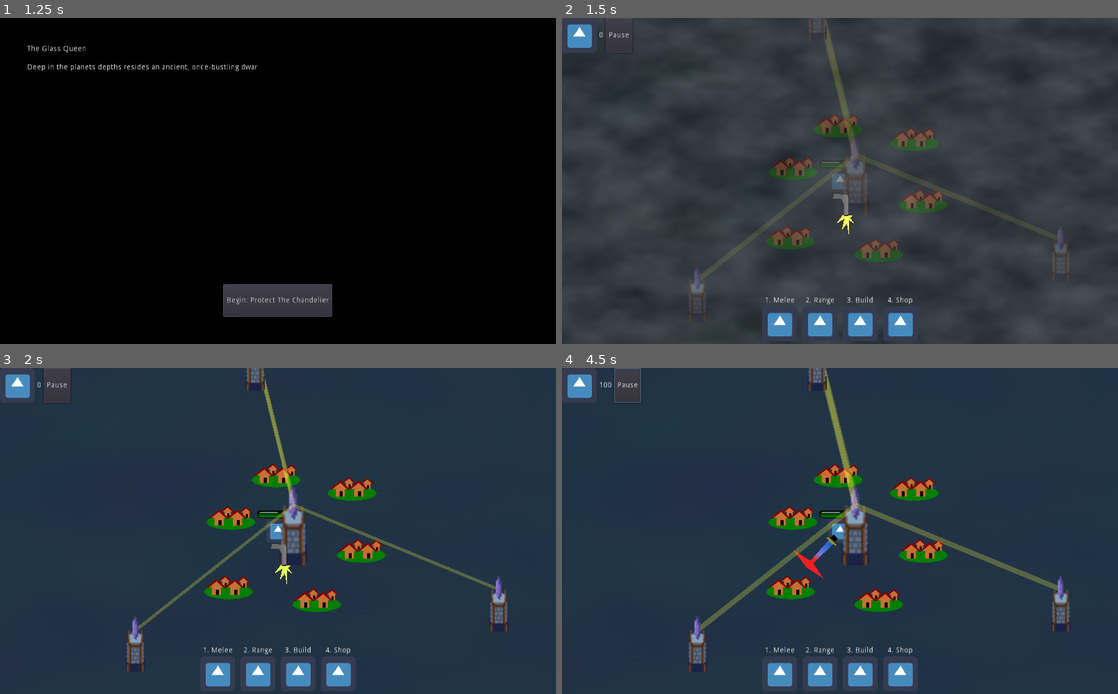
Above: before the commit, frames 1-4 (two rows, left to right).
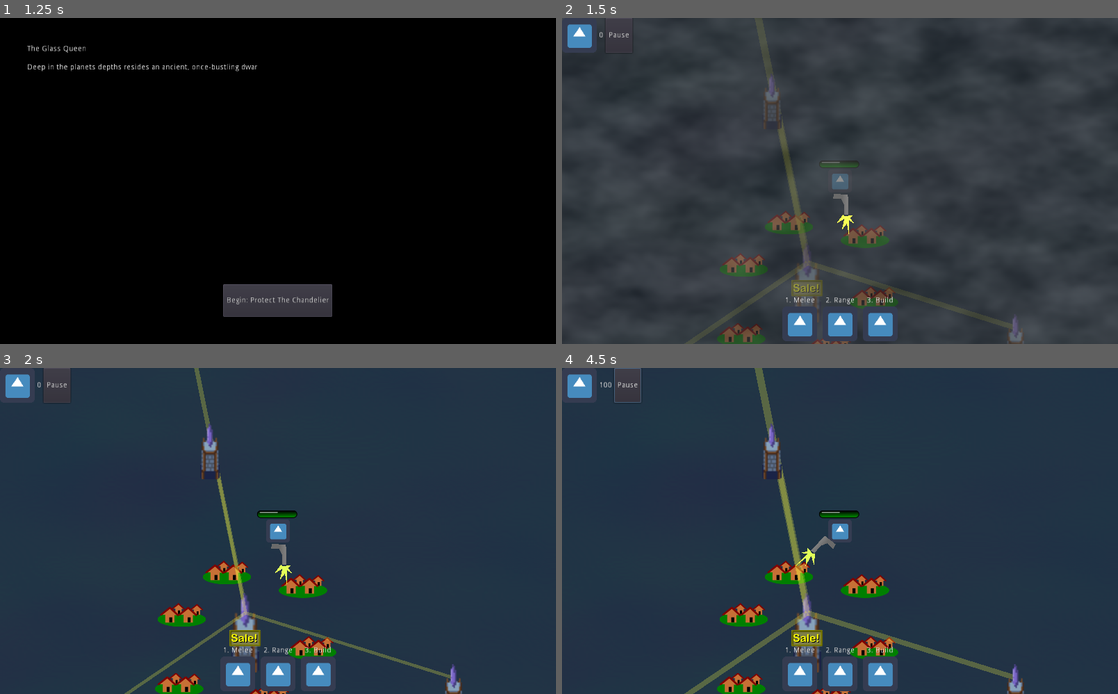
Above: after the commit, the same moments.

Repository: smclaughlan/GWJ52
Game: Godot game, scene res://Main.tscn
Two runs of this game, one before a commit and one after it. Both use one fixed random seed, a clock stepped at 60 frames per second and the inputs below. The engine's default icon, where the game draws it, is replaced by a stand-in: a white triangle on a blue panel in a dark square.
Inputs (mouse positions are in pixels of both pictures, inside the frame that each line leads up to):
- Up to frame 1 (1.25 s): click "Play" at 0.5 s
- Up to frame 2 (1.5 s): click "Begin: Protect The Chandelier" at 1.25 s
- Up to frame 3 (2 s): no input
- Up to frame 4 (4.5 s): click (778, 674) at 2.02 s; click "Pause" at 2.75 s; click "Free Money!" at 3.5 s; click "Resume" at 4.25 s

Frame 1 is identical in both runs. In frame 2, 8.1% of the frame differs, in the area x 22-92%, y 0-100%; in frame 3, 11%; in frame 4, 12%.

Commit message:
moved shopping to base
and changed laser beam a bit

Diff:
--- a/GodotProject/Scenes/Enemies/Creep.gd
+++ b/GodotProject/Scenes/Enemies/Creep.gd
@@ -45,7 +45,7 @@
 
 
 # Called every frame. 'delta' is the elapsed time since the previous frame.
-func _physics_process(delta):
+func _process(delta):
 	if State == States.MOVING:
 		move(delta)
 
--- a/GodotProject/Scenes/GUI/HUD.gd
+++ b/GodotProject/Scenes/GUI/HUD.gd
@@ -18,8 +18,8 @@
 func _on_ActionButton_pressed(action : String):
 	if action in [ "melee", "range", "build" ] and player != null and is_instance_valid(player):
 		player.set_tool(action)
-	elif action == "shop":
-		$ShoppingPopupPanel.popup()
+#	elif action == "shop":
+#		$ShoppingPopupPanel.popup()
 
 
 func update_sun(sun: int) -> void:
--- a/GodotProject/Scenes/GUI/HUD.tscn
+++ b/GodotProject/Scenes/GUI/HUD.tscn
@@ -1,8 +1,7 @@
-[gd_scene load_steps=13 format=2]
+[gd_scene load_steps=10 format=2]
 
 [ext_resource path="res://icon.png" type="Texture" id=1]
 [ext_resource path="res://Scenes/GUI/HUD.gd" type="Script" id=2]
-[ext_resource path="res://Scenes/GUI/ShoppingPopupPanel.tscn" type="PackedScene" id=3]
 [ext_resource path="res://Scenes/Menus/PauseMenuPopupDialog.tscn" type="PackedScene" id=4]
 
 [sub_resource type="InputEventKey" id=1]
@@ -22,12 +21,6 @@
 
 [sub_resource type="ShortCut" id=6]
 shortcut = SubResource( 5 )
-
-[sub_resource type="InputEventKey" id=7]
-scancode = 52
-
-[sub_resource type="ShortCut" id=8]
-shortcut = SubResource( 7 )
 
 [node name="HUD" type="CanvasLayer"]
 script = ExtResource( 2 )
@@ -73,9 +66,9 @@
 custom_constants/margin_bottom = 5
 
 [node name="GridContainer" type="GridContainer" parent="Footer"]
-margin_left = 369.0
+margin_left = 406.0
 margin_top = 5.0
-margin_right = 655.0
+margin_right = 618.0
 margin_bottom = 87.0
 size_flags_horizontal = 6
 size_flags_vertical = 3
@@ -147,32 +140,7 @@
 texture_pressed = ExtResource( 1 )
 texture_hover = ExtResource( 1 )
 
-[node name="Shop" type="VBoxContainer" parent="Footer/GridContainer"]
-margin_left = 222.0
-margin_right = 286.0
-margin_bottom = 82.0
-alignment = 1
-
-[node name="Label" type="Label" parent="Footer/GridContainer/Shop"]
-margin_right = 64.0
-margin_bottom = 14.0
-size_flags_horizontal = 3
-text = "4. Shop"
-align = 1
-
-[node name="ActionButton" type="TextureButton" parent="Footer/GridContainer/Shop"]
-margin_top = 18.0
-margin_right = 64.0
-margin_bottom = 82.0
-shortcut = SubResource( 8 )
-texture_normal = ExtResource( 1 )
-texture_pressed = ExtResource( 1 )
-texture_hover = ExtResource( 1 )
-
 [node name="AudioStreamPlayer" type="AudioStreamPlayer" parent="."]
-
-[node name="ShoppingPopupPanel" parent="." instance=ExtResource( 3 )]
-visible = false
 
 [node name="DeathDialog" type="AcceptDialog" parent="."]
 margin_right = 400.0
@@ -187,4 +155,3 @@
 [connection signal="pressed" from="Footer/GridContainer/Melee/ActionButton" to="." method="_on_ActionButton_pressed" binds= [ "melee" ]]
 [connection signal="pressed" from="Footer/GridContainer/Range/ActionButton" to="." method="_on_ActionButton_pressed" binds= [ "range" ]]
 [connection signal="pressed" from="Footer/GridContainer/Build/ActionButton" to="." method="_on_ActionButton_pressed" binds= [ "build" ]]
-[connection signal="pressed" from="Footer/GridContainer/Shop/ActionButton" to="." method="_on_ActionButton_pressed" binds= [ "shop" ]]
--- a/GodotProject/Scenes/GUI/ShoppingPopupPanel.gd
+++ b/GodotProject/Scenes/GUI/ShoppingPopupPanel.gd
@@ -18,3 +18,8 @@
 
 func _on_CloseButton_pressed():
 	hide()
+
+
+func _on_ShoppingPopupPanel_popup_hide():
+	Global.resume()
+	#Engine.set_time_scale(1.0) # Why doesn't this work?!?
--- a/GodotProject/Scenes/GUI/ShoppingPopupPanel.tscn
+++ b/GodotProject/Scenes/GUI/ShoppingPopupPanel.tscn
@@ -4,7 +4,7 @@
 [ext_resource path="res://Scenes/GUI/ShoppingPopupPanel.gd" type="Script" id=2]
 
 [node name="ShoppingPopupPanel" type="PopupPanel"]
-visible = true
+pause_mode = 2
 anchor_left = 0.5
 anchor_top = 0.5
 anchor_right = 0.5
@@ -19,6 +19,10 @@
 [node name="VBoxContainer" type="VBoxContainer" parent="."]
 anchor_right = 1.0
 anchor_bottom = 1.0
+margin_left = 4.0
+margin_top = 4.0
+margin_right = -4.0
+margin_bottom = -4.0
 custom_constants/separation = 20
 
 [node name="Header" type="PanelContainer" parent="VBoxContainer"]
@@ -223,4 +227,5 @@
 size_flags_horizontal = 4
 text = "Close"
 
+[connection signal="popup_hide" from="." to="." method="_on_ShoppingPopupPanel_popup_hide"]
 [connection signal="pressed" from="VBoxContainer/CloseButton" to="." method="_on_CloseButton_pressed"]
--- a/GodotProject/Scenes/Objects/Weapons/Gun.gd
+++ b/GodotProject/Scenes/Objects/Weapons/Gun.gd
@@ -47,7 +47,7 @@
 		var rand_offset = Vector2.ZERO
 		rand_offset.x = rand_range(-5.0, 5.0)
 		rand_offset.y = rand_range(-5.0, 5.0)
-		var rand_aim_tremble = rand_range(-0.15, 0.15)
+		var rand_aim_tremble = rand_range(-0.05, 0.05)
 		flash_muzzle()
 		$Sprite.rotation = rand_aim_tremble
 		var pos = $Sprite/MuzzlePosition.global_position + rand_offset
@@ -66,10 +66,11 @@
 	$LaserNoise.play()
 
 func flash_muzzle():
-	$Sprite/MuzzleFlash.rotation = rand_range(-1.0,1.0)
-	var colorChange = rand_range(0.8, 1.0)
-	$Sprite/MuzzleFlash.set_self_modulate(Color(colorChange, colorChange, colorChange))
-	$Sprite/MuzzleFlash.visible = true
+#	$Sprite/MuzzleFlash.rotation = rand_range(-1.0,1.0)
+#	var colorChange = rand_range(0.8, 1.0)
+#	$Sprite/MuzzleFlash.set_self_modulate(Color(colorChange, colorChange, colorChange))
+#	$Sprite/MuzzleFlash.visible = true
+	$Sprite/MuzzleBubbles.emitting = true
 	$Sprite/MuzzleFlash/FlashTimer.start()
 
 func knockback_shooter():
@@ -118,3 +119,4 @@
 
 func _on_FlashTimer_timeout():
 	$Sprite/MuzzleFlash.hide()
+	$Sprite/MuzzleBubbles.emitting = false
--- a/GodotProject/Scenes/Objects/Weapons/Gun.tscn
+++ b/GodotProject/Scenes/Objects/Weapons/Gun.tscn
@@ -18,6 +18,13 @@
 [sub_resource type="CanvasItemMaterial" id=3]
 blend_mode = 1
 light_mode = 1
+
+[sub_resource type="CanvasItemMaterial" id=4]
+blend_mode = 1
+light_mode = 1
+
+[sub_resource type="Gradient" id=5]
+colors = PoolColorArray( 0, 0, 0, 1, 0.929053, 0.674623, 0.0608893, 1 )
 
 [node name="Gun" type="Node2D"]
 script = ExtResource( 1 )
@@ -43,6 +50,26 @@
 
 [node name="MuzzlePosition" type="Position2D" parent="Sprite"]
 position = Vector2( 115, -18 )
+
+[node name="MuzzleBubbles" type="CPUParticles2D" parent="Sprite"]
+material = SubResource( 4 )
+position = Vector2( 353, -20 )
+emitting = false
+lifetime = 0.2
+one_shot = true
+emission_shape = 2
+emission_rect_extents = Vector2( 250, 1 )
+gravity = Vector2( 0, 0 )
+initial_velocity = 30.0
+initial_velocity_random = 1.0
+angle = 45.0
+angle_random = 0.5
+scale_amount = 5.0
+scale_amount_random = 0.5
+color = Color( 0.964706, 0.835294, 0.317647, 1 )
+color_ramp = SubResource( 5 )
+hue_variation = 0.1
+hue_variation_random = 0.1
 
 [node name="Ammo" type="Node2D" parent="."]
 
--- /dev/null
+++ b/GodotProject/Scenes/Region/Base.gd
@@ -0,0 +1,35 @@
+extends Node2D
+
+var player_present : bool = false
+
+
+# Called when the node enters the scene tree for the first time.
+func _ready():
+	pass # Replace with function body.
+
+
+func _unhandled_input(event):
+	if event.is_action_pressed("interact") and player_present == true:
+		shop()
+
+
+func shop():
+	$ShoppingMall/InteractArea/AudioStreamPlayer2D.play()
+	$ShoppingMall/InteractArea/Fullscreen/ShoppingPopupPanel.popup_centered_ratio(0.75)
+	Global.pause()
+	# Engine.set_time_scale( 0.1 ) # why doesn't this work?!?
+
+
+
+func _on_InteractArea_body_entered(body):
+	if body == Global.player:
+		$ShoppingMall/InteractArea/InteractLabel.show()
+		player_present = true
+
+
+
+
+func _on_InteractArea_body_exited(body):
+	if body == Global.player:
+		$ShoppingMall/InteractArea/InteractLabel.hide()
+		player_present = false
--- /dev/null
+++ b/GodotProject/Scenes/Region/Base.tscn
@@ -0,0 +1,49 @@
+[gd_scene load_steps=7 format=2]
+
+[ext_resource path="res://Scenes/Shop/ForSaleSign.png" type="Texture" id=1]
+[ext_resource path="res://Scenes/Region/Base.gd" type="Script" id=2]
+[ext_resource path="res://Scenes/Objects/Towers/TowerTurret.tscn" type="PackedScene" id=3]
+[ext_resource path="res://Scenes/GUI/ShoppingPopupPanel.tscn" type="PackedScene" id=4]
+[ext_resource path="res://Scenes/Region/Welcome.wav" type="AudioStream" id=5]
+
+[sub_resource type="RectangleShape2D" id=1]
+extents = Vector2( 148.5, 147 )
+
+[node name="Base" type="Node2D"]
+position = Vector2( -6, -60 )
+script = ExtResource( 2 )
+
+[node name="TowerTurret" parent="." instance=ExtResource( 3 )]
+position = Vector2( 1, -1 )
+scale = Vector2( 1.42824, 1.42824 )
+
+[node name="Sprite" type="Sprite" parent="."]
+position = Vector2( 1, 69 )
+texture = ExtResource( 1 )
+
+[node name="ShoppingMall" type="Node2D" parent="."]
+
+[node name="InteractArea" type="Area2D" parent="ShoppingMall"]
+
+[node name="CollisionShape2D" type="CollisionShape2D" parent="ShoppingMall/InteractArea"]
+position = Vector2( -0.5, 99 )
+shape = SubResource( 1 )
+
+[node name="InteractLabel" type="Label" parent="ShoppingMall/InteractArea"]
+visible = false
+margin_left = -88.0
+margin_top = 111.0
+margin_right = -48.0
+margin_bottom = 125.0
+rect_scale = Vector2( 2.68653, 2.68653 )
+text = "[F]"
+
+[node name="Fullscreen" type="CanvasLayer" parent="ShoppingMall/InteractArea"]
+
+[node name="ShoppingPopupPanel" parent="ShoppingMall/InteractArea/Fullscreen" instance=ExtResource( 4 )]
+
+[node name="AudioStreamPlayer2D" type="AudioStreamPlayer2D" parent="ShoppingMall/InteractArea"]
+stream = ExtResource( 5 )
+
+[connection signal="body_entered" from="ShoppingMall/InteractArea" to="." method="_on_InteractArea_body_entered"]
+[connection signal="body_exited" from="ShoppingMall/InteractArea" to="." method="_on_InteractArea_body_exited"]
--- a/GodotProject/Scenes/Region/Village.tscn
+++ b/GodotProject/Scenes/Region/Village.tscn
@@ -1,40 +1,39 @@
-[gd_scene load_steps=4 format=2]
+[gd_scene load_steps=5 format=2]
 
+[ext_resource path="res://Scenes/Region/Base.tscn" type="PackedScene" id=1]
 [ext_resource path="res://Scenes/Region/Village.gd" type="Script" id=2]
 [ext_resource path="res://Scenes/Objects/Towers/TowerTurret.tscn" type="PackedScene" id=3]
 [ext_resource path="res://Scenes/Battle/FriendlyHouses.tscn" type="PackedScene" id=4]
 
 [node name="Village" type="Node2D"]
-position = Vector2( -120, 304 )
+position = Vector2( 2, 1 )
 script = ExtResource( 2 )
 
 [node name="Houses" parent="." instance=ExtResource( 4 )]
-position = Vector2( -44, -318 )
+position = Vector2( -180, -50 )
 
 [node name="Houses2" parent="." instance=ExtResource( 4 )]
-position = Vector2( -51, -126 )
+position = Vector2( -187, 142 )
 
 [node name="Houses3" parent="." instance=ExtResource( 4 )]
-position = Vector2( 193, -91 )
+position = Vector2( 57, 177 )
 
 [node name="Houses4" parent="." instance=ExtResource( 4 )]
-position = Vector2( 316, -227 )
+position = Vector2( 180, 41 )
 
 [node name="Houses5" parent="." instance=ExtResource( 4 )]
-position = Vector2( 291, -398 )
+position = Vector2( 155, -130 )
 
 [node name="Houses6" parent="." instance=ExtResource( 4 )]
-position = Vector2( 81, -435 )
+position = Vector2( -55, -167 )
 
-[node name="TowerTurret" parent="." instance=ExtResource( 3 )]
-position = Vector2( 128, -358 )
-scale = Vector2( 1.42824, 1.42824 )
+[node name="Base" parent="." instance=ExtResource( 1 )]
 
 [node name="TowerTurret2" parent="." instance=ExtResource( 3 )]
-position = Vector2( 696, -125 )
+position = Vector2( 571, 119 )
 
 [node name="TowerTurret3" parent="." instance=ExtResource( 3 )]
-position = Vector2( 23, -789 )
+position = Vector2( -102, -545 )
 
 [node name="TowerTurret4" parent="." instance=ExtResource( 3 )]
-position = Vector2( -308, -14 )
+position = Vector2( -433, 230 )
Not shown: 1 places in GodotProject/Scenes/Objects/Weapons/Gun.tscn that only renumber resources
Not shown, added: GodotProject/Scenes/Region/Welcome.wav.import
Binary file added: GodotProject/Scenes/Shop/ForSaleSign.png
Not shown, added: GodotProject/Scenes/Shop/ForSaleSign.png.import
Not shown, added: GodotProject/Scenes/Region/Welcome.wav
